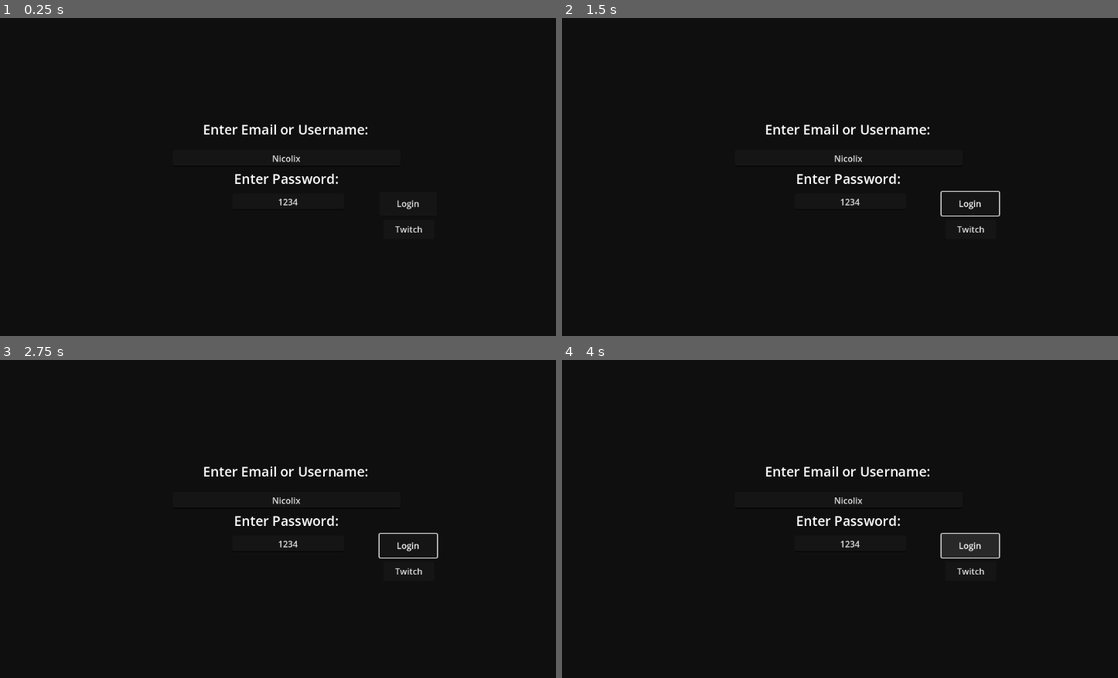
Above: before the commit, frames 1-4 (two rows, left to right).
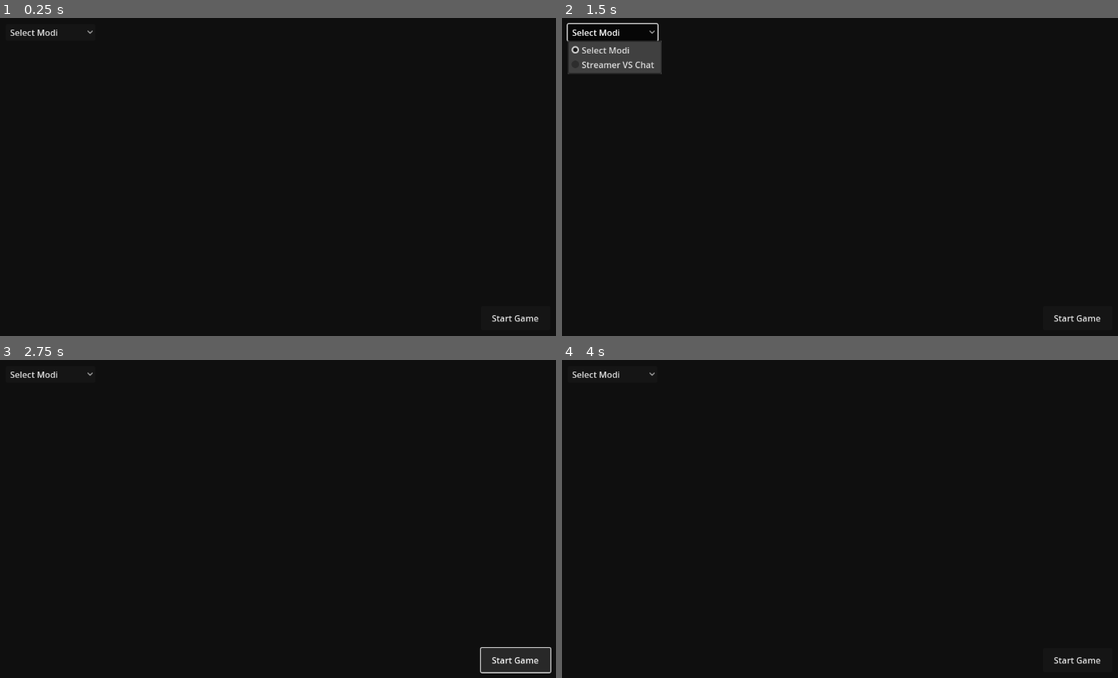
Above: after the commit, the same moments.

Repository: cake4everyone/Quiz4Everyone
Game: Godot game, scene res://scenes/Main.tscn
Two runs of this game, one before a commit and one after it. Both use one fixed random seed, a clock stepped at 60 frames per second and the inputs below.
Inputs (mouse positions are in pixels of both pictures, inside the frame that each line leads up to):
- Up to frame 1 (0.25 s): no input
- Up to frame 2 (1.5 s): click "Login" at 0.5 s; click (612, 33) at 1.25 s, where only the run after the commit has a clickable "Select Modi"
- Up to frame 3 (2.75 s): click (517, 658) at 2 s, where only the run after the commit has a clickable "Start Game"
- Up to frame 4 (4 s): click (1079, 658) at 2.75 s, where only the run after the commit has a clickable "Start Game"; click "Login" at 3.5 s

The runs differ from the first frame. In frame 1, 1.1% of the frame differs, in the area x 1-97%, y 3-96%; in frame 2, 3.1%, in the area x 0-97%, y 1-96%; in frame 3, 2.2%; in frame 4, 2.0%.
Error before the commit: Attempt to call function 'get_line' in base 'null instance' on a null instance. (res://scripts/Main.gd:18)
Error after the commit: Invalid operands 'String' and 'int' in operator '+'. (res://scripts/Login.gd:16)

Commit message:
distinct scenes Start/Question

Diff:
--- a/project.godot
+++ b/project.godot
@@ -12,7 +12,7 @@
 
 config/name="Quiz4EveryoneApp"
 run/main_scene="res://scenes/Main.tscn"
-config/features=PackedStringArray("4.1", "Forward Plus")
+config/features=PackedStringArray("4.2", "Forward Plus")
 
 [autoload]
 
--- a/scenes/Main.tscn
+++ b/scenes/Main.tscn
@@ -1,18 +1,23 @@
-[gd_scene load_steps=4 format=3 uid="uid://c3x74j3lbrik6"]
+[gd_scene load_steps=5 format=3 uid="uid://c3x74j3lbrik6"]
 
 [ext_resource type="Script" path="res://scripts/Main.gd" id="1_whlbn"]
 [ext_resource type="PackedScene" uid="uid://2ysj36v7ruon" path="res://scenes/login.tscn" id="2_eawfu"]
 [ext_resource type="PackedScene" uid="uid://ifh3d72f4c8r" path="res://scenes/question_scene.tscn" id="2_gkubl"]
+[ext_resource type="PackedScene" uid="uid://yyc1l3e78qgl" path="res://scenes/start_quiz.tscn" id="4_8p47l"]
 
 [node name="Main" type="Node2D"]
 texture_filter = 1
 script = ExtResource("1_whlbn")
 
-[node name="QuestionScene" parent="." instance=ExtResource("2_gkubl")]
+[node name="Login" parent="." instance=ExtResource("2_eawfu")]
 visible = false
 
-[node name="Login" parent="." instance=ExtResource("2_eawfu")]
+[node name="QuestionScene" parent="." instance=ExtResource("2_gkubl")]
+
+[node name="StartQuiz" parent="." instance=ExtResource("4_8p47l")]
 
 [connection signal="start_Login" from="." to="Login" method="_on_main_start_login"]
 [connection signal="start_Quiz" from="." to="QuestionScene" method="_on_main_start_quiz"]
+[connection signal="start_Setup" from="." to="StartQuiz" method="_on_main_start_setup"]
 [connection signal="login_Complete" from="Login" to="." method="_on_login_login_complete"]
+[connection signal="start" from="StartQuiz" to="." method="_on_start_quiz_start"]
--- a/scenes/question_scene.tscn
+++ b/scenes/question_scene.tscn
@@ -1,7 +1,8 @@
-[gd_scene load_steps=3 format=3 uid="uid://ifh3d72f4c8r"]
+[gd_scene load_steps=4 format=3 uid="uid://ifh3d72f4c8r"]
 
 [ext_resource type="Script" path="res://question_scene.gd" id="1_24euc"]
 [ext_resource type="Texture2D" uid="uid://bk0hi4cgvmhnm" path="res://sprites/BG.png" id="2_wnggv"]
+[ext_resource type="Texture2D" uid="uid://cud4wmmwy0xfx" path="res://sprites/BG2.png" id="3_wxncl"]
 
 [node name="QuestionScene" type="Node2D"]
 script = ExtResource("1_24euc")
@@ -12,27 +13,6 @@
 texture = ExtResource("2_wnggv")
 
 [node name="Camera2D" type="Camera2D" parent="."]
-
-[node name="Game Start" type="Button" parent="."]
-offset_left = -384.0
-offset_top = -31.0
-offset_right = -202.0
-offset_bottom = 24.0
-text = "Game Info"
-
-[node name="Round Info" type="Button" parent="."]
-offset_left = -90.0
-offset_top = -26.0
-offset_right = 92.0
-offset_bottom = 29.0
-text = "Round Info"
-
-[node name="Round Next" type="Button" parent="."]
-offset_left = 182.0
-offset_top = -27.0
-offset_right = 364.0
-offset_bottom = 28.0
-text = "Next Round"
 
 [node name="Game Quit" type="Button" parent="."]
 offset_left = 387.0
@@ -57,7 +37,99 @@
 
 [node name="HTTP_StreamerVote" type="HTTPRequest" parent="HTTP_Requests"]
 
-[connection signal="pressed" from="Game Start" to="." method="_on_game_start_pressed"]
-[connection signal="pressed" from="Round Info" to="." method="_on_round_info_pressed"]
-[connection signal="pressed" from="Round Next" to="." method="_on_round_next_pressed"]
+[node name="Quiz" type="Node2D" parent="."]
+
+[node name="Answers" type="Node2D" parent="Quiz"]
+position = Vector2(0, 41.62)
+
+[node name="AnswerA" type="Node2D" parent="Quiz/Answers"]
+
+[node name="Bg2" type="Sprite2D" parent="Quiz/Answers/AnswerA"]
+position = Vector2(-196, -104)
+scale = Vector2(33.1, 22)
+texture = ExtResource("3_wxncl")
+
+[node name="Label" type="Label" parent="Quiz/Answers/AnswerA"]
+offset_left = -358.0
+offset_top = -189.0
+offset_right = -31.0
+offset_bottom = -19.0
+text = "Answer A"
+horizontal_alignment = 1
+vertical_alignment = 1
+
+[node name="AnswerB" type="Node2D" parent="Quiz/Answers"]
+position = Vector2(395, 3)
+
+[node name="Bg2" type="Sprite2D" parent="Quiz/Answers/AnswerB"]
+position = Vector2(-196, -104)
+scale = Vector2(33.1, 22)
+texture = ExtResource("3_wxncl")
+
+[node name="Label" type="Label" parent="Quiz/Answers/AnswerB"]
+offset_left = -356.0
+offset_top = -185.0
+offset_right = -35.0
+offset_bottom = -20.0
+text = "Answer B"
+horizontal_alignment = 1
+vertical_alignment = 1
+
+[node name="AnswerC" type="Node2D" parent="Quiz/Answers"]
+position = Vector2(0, 235)
+
+[node name="Bg2" type="Sprite2D" parent="Quiz/Answers/AnswerC"]
+position = Vector2(-196, -104)
+scale = Vector2(33.1, 22)
+texture = ExtResource("3_wxncl")
+
+[node name="Label" type="Label" parent="Quiz/Answers/AnswerC"]
+offset_left = -358.0
+offset_top = -185.0
+offset_right = -33.0
+offset_bottom = -24.0
+text = "Answer C"
+horizontal_alignment = 1
+vertical_alignment = 1
+
+[node name="AnswerD" type="Node2D" parent="Quiz/Answers"]
+position = Vector2(393, 235)
+
+[node name="Bg2" type="Sprite2D" parent="Quiz/Answers/AnswerD"]
+position = Vector2(-196, -104)
+scale = Vector2(33.1, 22)
+texture = ExtResource("3_wxncl")
+
+[node name="Label" type="Label" parent="Quiz/Answers/AnswerD"]
+offset_left = -359.0
+offset_top = -189.0
+offset_right = -33.0
+offset_bottom = -17.0
+text = "Answer D"
+horizontal_alignment = 1
+vertical_alignment = 1
+
+[node name="Question" type="Node2D" parent="Quiz"]
+
+[node name="Bg2" type="Sprite2D" parent="Quiz/Question"]
+position = Vector2(0.499996, -252.75)
+scale = Vector2(85, 10.188)
+texture = ExtResource("3_wxncl")
+
+[node name="Label" type="Label" parent="Quiz/Question"]
+offset_left = -423.0
+offset_top = -293.0
+offset_right = 422.0
+offset_bottom = -215.0
+text = "Question"
+horizontal_alignment = 1
+vertical_alignment = 1
+
+[node name="RoundCounter" type="Label" parent="."]
+offset_left = 487.0
+offset_top = -315.0
+offset_right = 568.0
+offset_bottom = -292.0
+text = "Round X/Y"
+
 [connection signal="pressed" from="Game Quit" to="." method="_on_game_quit_pressed"]
--- /dev/null
+++ b/scenes/start_quiz.gd
@@ -0,0 +1,35 @@
+extends Node2D
+signal start
+
+# Called when the node enters the scene tree for the first time.
+func _ready():
+	$dd_mode.add_item("Select Modi", 0)
+	$dd_mode.add_item("Streamer VS Chat", 1)
+
+
+
+# Called every frame. 'delta' is the elapsed time since the previous frame.
+func _process(delta):
+	pass
+
+
+func _on_main_start_setup():
+	$HTTP_Requests/HTTP_GameStart.request_completed.connect(_start_game_res)
+	$HTTP_Requests/HTTP_GameInfo.request_completed.connect(_info_game_res)
+
+
+func _start_game_res():
+	pass
+
+func _info_game_res():
+	pass
+
+func _quit_game_res():
+	pass
+
+
+
+func _on_dd_mode_item_selected(index):
+	print(index)
+	if(index != 0):
+		$dd_mode.remove_item(0)
--- /dev/null
+++ b/scenes/start_quiz.tscn
@@ -0,0 +1,47 @@
+[gd_scene load_steps=3 format=3 uid="uid://yyc1l3e78qgl"]
+
+[ext_resource type="Script" path="res://scenes/start_quiz.gd" id="1_f4qtc"]
+[ext_resource type="Texture2D" uid="uid://bk0hi4cgvmhnm" path="res://sprites/BG.png" id="2_kwh0h"]
+
+[node name="StartQuiz" type="Node2D"]
+texture_filter = 1
+script = ExtResource("1_f4qtc")
+
+[node name="HTTP_Requests" type="Node2D" parent="."]
+
+[node name="HTTP_GameStart" type="HTTPRequest" parent="HTTP_Requests"]
+
+[node name="HTTP_GameInfo" type="HTTPRequest" parent="HTTP_Requests"]
+
+[node name="HTTP_GameQuit" type="HTTPRequest" parent="HTTP_Requests"]
+
+[node name="HTTP_RoundInfo" type="HTTPRequest" parent="HTTP_Requests"]
+
+[node name="HTTP_RoundNext" type="HTTPRequest" parent="HTTP_Requests"]
+
+[node name="HTTP_Category" type="HTTPRequest" parent="HTTP_Requests"]
+
+[node name="HTTP_StreamerVote" type="HTTPRequest" parent="HTTP_Requests"]
+
+[node name="Bg" type="Sprite2D" parent="."]
+position = Vector2(-1.00002, 3)
+scale = Vector2(1.4775, 1.13)
+texture = ExtResource("2_kwh0h")
+
+[node name="Camera2D" type="Camera2D" parent="."]
+
+[node name="btn_start" type="Button" parent="."]
+offset_left = 363.0
+offset_top = 248.0
+offset_right = 492.0
+offset_bottom = 293.0
+text = "Start Game"
+
+[node name="dd_mode" type="OptionButton" parent="."]
+offset_left = -522.0
+offset_top = -278.0
+offset_right = -477.0
+offset_bottom = -258.0
+metadata/_edit_use_anchors_ = true
+
+[connection signal="item_selected" from="dd_mode" to="." method="_on_dd_mode_item_selected"]
--- a/scripts/Main.gd
+++ b/scripts/Main.gd
@@ -5,10 +5,11 @@
 
 signal start_Quiz
 signal start_Login
+signal start_Setup
 
 # Called when the node enters the scene tree for the first time.
 func _ready():
-	load_config()
+	#load_config()
 	start_Login.emit()
 	$Login.show()
 
@@ -21,3 +22,7 @@
 func _on_login_login_complete():
 	$Login.hide()
 	start_Quiz.emit()
+
+
+func _on_start_quiz_start():
+	pass
--- /dev/null
+++ b/scripts/setup.gd
@@ -0,0 +1,11 @@
+extends Node2D
+
+
+# Called when the node enters the scene tree for the first time.
+func _ready():
+	pass # Replace with function body.
+
+
+# Called every frame. 'delta' is the elapsed time since the previous frame.
+func _process(delta):
+	pass
Binary file added: sprites/BG2.png
Not shown, added: sprites/BG2.png.import
